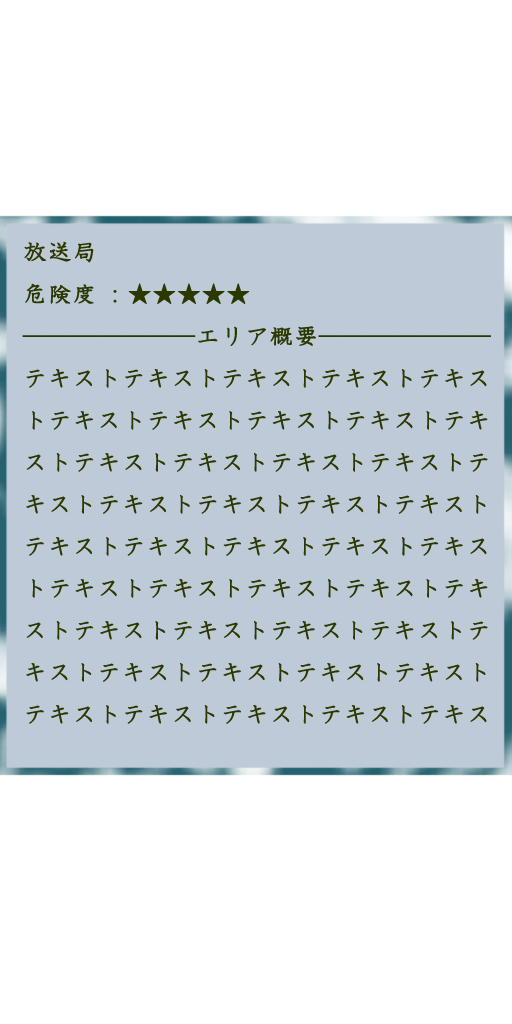
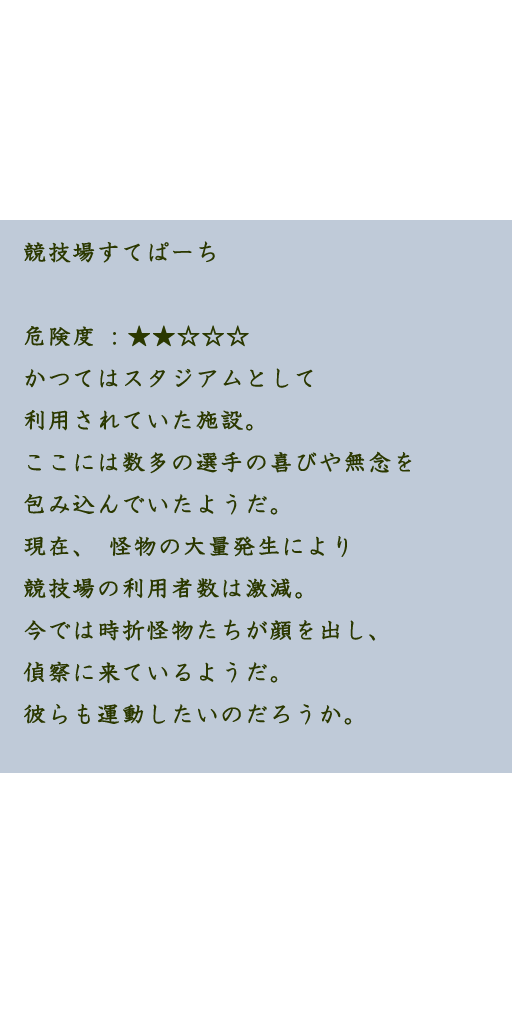
Revision of a layered 512px x 1024px image; what changed, layer by layer:
added layer "競技場すてぱーち 危険度：★★☆☆☆ かつてはスタジアムとして 利用されていた施設。 ここには数多の選手の喜びや無念を 包み" in group "グループ 2" over (23, 241, 412, 725)
renamed "放送局 危険度：★★★★★ ―――――――エリア概要――――――― テキストテキストテキストテキストテキス トテキストテキスト" to "放送局 危険度：★★★★★ ―――――――エリア概要――――――― 三つの壁に阻まれた山頂の放送局。 三つの地域に同時に放送で", hid it, painted on it over (22, 241, 491, 725)
hid "レイヤー 2" over (0, 215, 512, 776)
